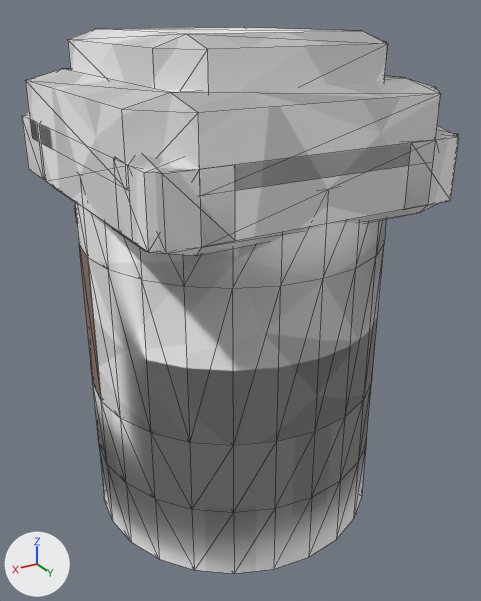
An edit to the OBJ model TripleThreat/Assets/Models/Character2.obj, drawn before and after from the same camera.
The view is the same before and after, from a 50 mm camera at (0.863, 1.483, 1.336) aimed at (-0.029, -0.004, 0.592). The lights are fixed; the arrows at lower left show +X, +Y and +Z. Mesh edges are drawn as thin lines. Where no turn or scale is listed for an object, it has been applied to the vertices. Vertices at the same position are counted once.

Objects in the first picture: 'Character2'.
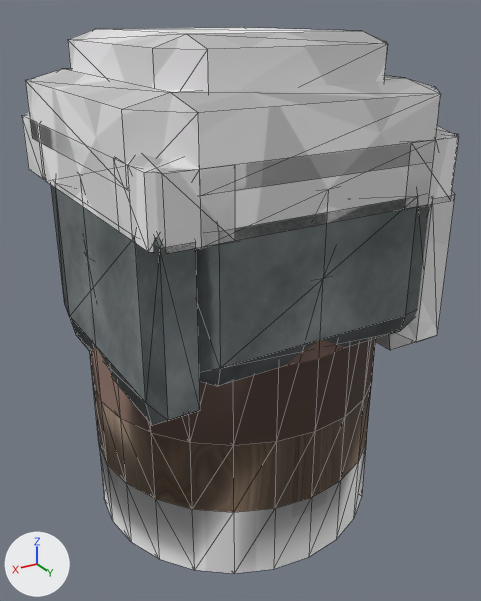
Where the change shows, as pixel boxes (x1, y1, x2, y2) in the pictures (481 x 601 px):
part 1 of me_character2, added
    after: (375, 191, 455, 350)
part 2 of me_character2, added
    after: (196, 197, 429, 386)
part 3 of me_character2, added
    after: (51, 186, 200, 425)
part 4 of me_character2, cut back
    before: (79, 246, 121, 418)
    after: (90, 347, 121, 418)
part 5 of me_character2, recoloured
    both: (99, 443, 366, 569)
part 6 of me_character2, recoloured (grey to brown)
    both: (93, 381, 372, 512)
part 7 of me_character2, recoloured (grey to black)
    before: (109, 244, 384, 445)
    after: (118, 339, 375, 445)
part 8 of me_character2, recoloured
    before: (47, 127, 452, 288)
    after: (47, 127, 452, 254)

Diff of the bpy script that builds the scene:
```diff
--- a/TripleThreat/Assets/Models/Character2.obj.py
+++ b/TripleThreat/Assets/Models/Character2.obj.py
@@ mat_custommaterial4__instance @@
+mat_custommaterial4__instance = principled_material('customMaterial4 (Instance)')
+mat_custommaterial4__instance.texture = img_custommaterial4__instance__png
+mat_custommaterial4__instance.roughness = 1.0
@@ mat_custommaterial3__instance @@
+mat_custommaterial3__instance = principled_material('customMaterial3 (Instance)')
+mat_custommaterial3__instance.texture = img_custommaterial3__instance__png
+mat_custommaterial3__instance.roughness = 1.0
@@ mat_custommaterial2__instance @@
+mat_custommaterial2__instance = principled_material('customMaterial2 (Instance)')
+mat_custommaterial2__instance.texture = img_custommaterial2__instance__png
+mat_custommaterial2__instance.roughness = 1.0
@@ me_character2 @@
-me_character2.from_pydata(...)  # 502 vertices, 1030 faces; spans x -0.4..0.4, y -0.5..0.4, z 0.0..1.3
+me_character2.from_pydata(...)  # 552 vertices, 1122 faces; spans x -0.4..0.4, y -0.5..0.4, z 0.0..1.3
+# me_character2 part 1: the loose piece of 24 vertices spanning x -0.4..-0.2, y -0.4..0.4, z 0.9..1.1 is copied, and the copy is scaled about its middle by (0.5, 0.875, 2.5), then moved by (-0.05, 0.05, -0.25), in mat_custommaterial2__instance (picture img_custommaterial2__instance__png); it spans x -0.4..-0.3, y -0.3..0.4, z 0.5..1.0
+# me_character2 part 2: the loose piece of 24 vertices spanning x -0.4..0.4, y 0.2..0.4, z 0.9..1.1 is copied, and the copy is scaled about its middle by (0.875, 0.5, 2), then moved by (0.0, 0.05, -0.2), in mat_custommaterial2__instance___instance___instance (picture img_custommaterial2__instance___instance___instance__png); it spans x -0.35..0.35, y 0.3..0.4, z 0.6..1.0
+# me_character2 part 3: the loose piece of 24 vertices spanning x 0.2..0.4, y -0.4..0.4, z 0.9..1.1 is copied, and the copy is scaled about its middle by (0.5, 0.875, 2.5), then moved by (0.05, 0.05, -0.25), in mat_custommaterial2__instance___instance (picture img_custommaterial2__instance___instance__png); it spans x 0.3..0.4, y -0.3..0.4, z 0.5..1.0
+# me_character2 part 4
+# 22 vertices are removed from x -0.4..0.4, y -0.4..0.0, z 0.4..0.8
+# 90 faces are deleted
+# 50 new faces join them, mat_custommaterial0 (brown #90756a)
+# me_character2 part 5: 77 faces spanning x -0.4..0.4, y -0.4..0.4, z 0.0..0.2 switch from mat_custommaterial4 (picture img_custommaterial4_png) to mat_custommaterial4__instance (picture img_custommaterial4__instance__png)
+# me_character2 part 6: 69 faces spanning x -0.4..0.4, y -0.4..0.4, z 0.2..0.4 switch from mat_custommaterial3 (picture img_custommaterial3_png) to mat_custommaterial3__instance (picture img_custommaterial3__instance__png)
+# me_character2 part 7: 28 faces spanning x -0.4..0.386, y -0.386..0.4, z 0.4..0.8 switch from mat_custommaterial2 (picture img_custommaterial2_png) to mat_custommaterial0 (brown #90756a)
+# me_character2 part 8: 392 faces spanning x -0.4..0.4, y -0.5..0.4, z 0.5..1.3 switch from mat_custommaterial2 (picture img_custommaterial2_png) to mat_custommaterial2__instance (picture img_custommaterial2__instance__png)
 me_character2.materials.append(mat_defaultmat__instance)
+me_character2.materials.append(mat_custommaterial2__instance___instance___instance)  # picture img_custommaterial2__instance___instance___instance__png
+me_character2.materials.append(mat_custommaterial2__instance___instance)  # picture img_custommaterial2__instance___instance__png
```
